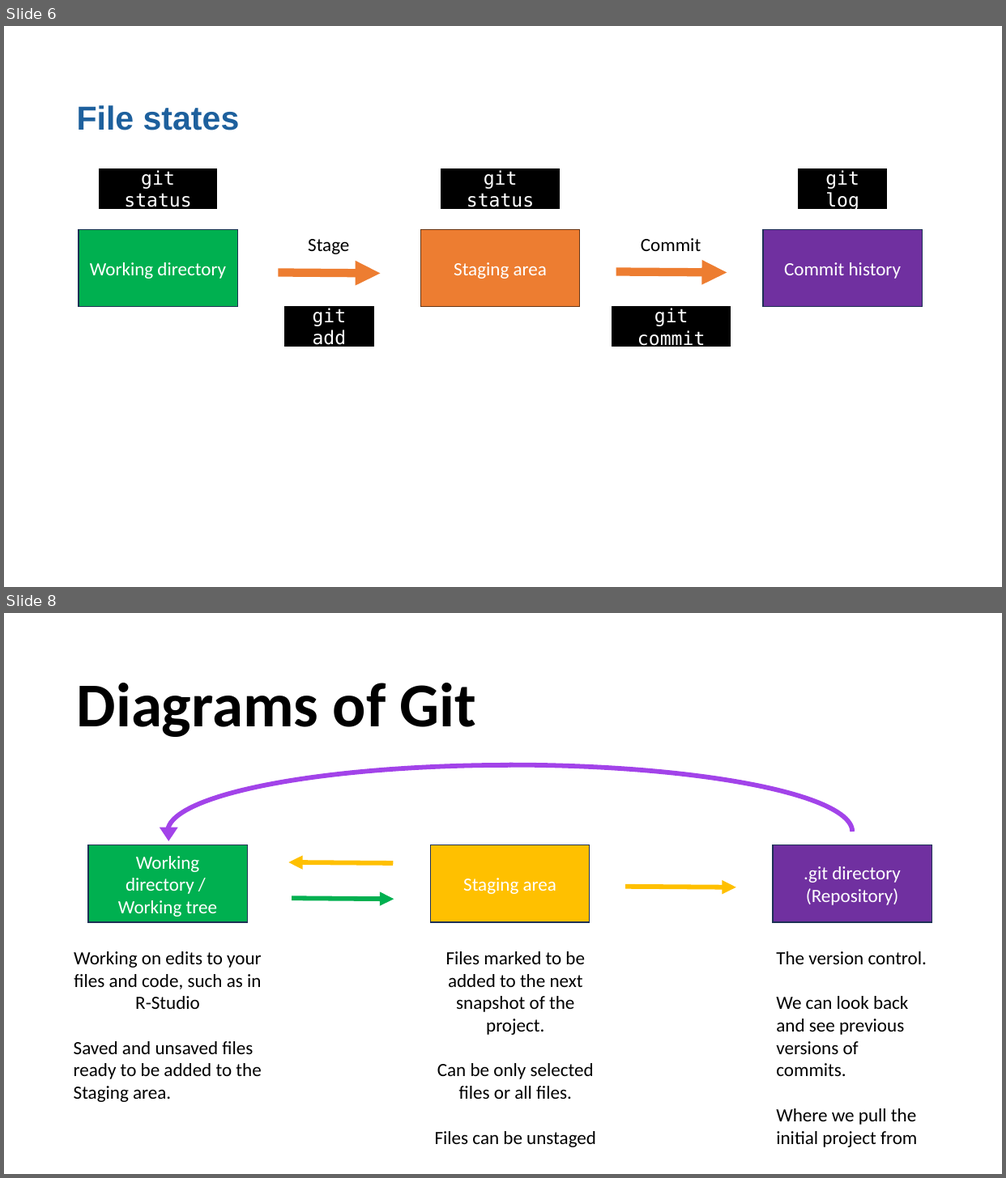
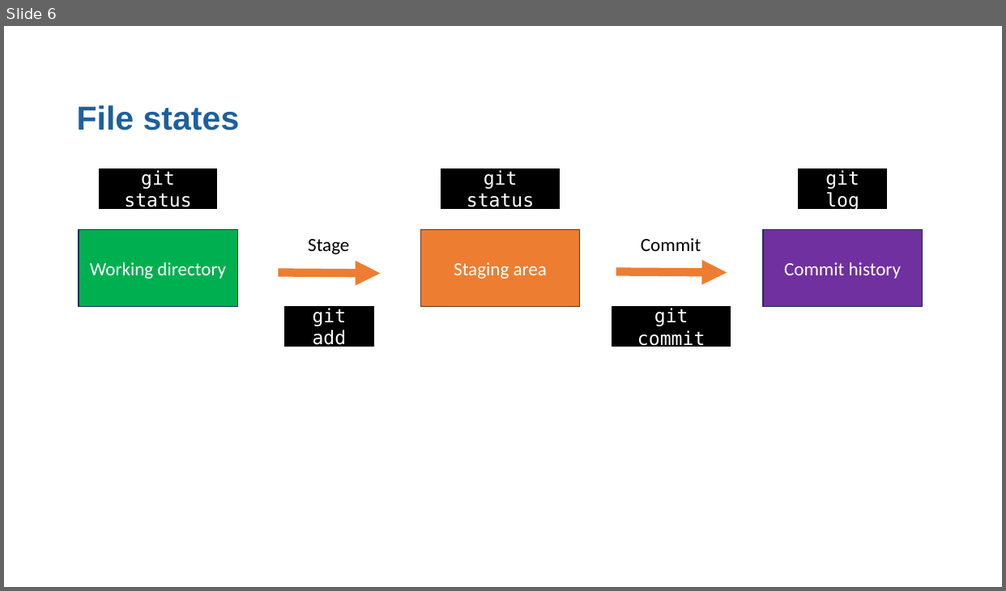
Before and after one commit to moj-analytical-services/intro_to_github_training, a slide deck: GitGitHub slides.pptx. Shown one above the other, each under a label of ours: slides 6 and 8 before the commit, slide 6 after it; the slides between them are not shown. The pictures are 1006x1178 and 1006x591 pixels, drawn with LibreOffice and Linux fonts; fonts in the diff are those of the drawing. Boxes give left, top, right and bottom in pixels: in the first picture for what was removed or moved away, otherwise in the second. Text is boxed around its words. In the diff, an @@ line names an element or a change of style, - is before the commit and + after.

Commit message:
Update Powerpoint presentation

```diff
--- a/GitGitHub slides.pptx
+++ b/GitGitHub slides.pptx
@@ slide 8 removed at box(4, 613, 1002, 1174), background #FFFFFF @@
@@ title removed at box(77, 683, 477, 737) @@
-Diagrams of Git
@@ arc (boxed as its full ellipse) removed at box(167, 765, 853, 898) @@
@@ arc (boxed as its full ellipse) removed at box(168, 765, 854, 898) @@
@@ triangle removed at box(160, 828, 178, 842) @@
@@ rectangle removed at box(88, 845, 246, 922) @@
-Working directory /
-Working tree
@@ rectangle removed at box(431, 845, 590, 922) @@
-Staging area
@@ rectangle removed at box(773, 845, 931, 922) @@
-.git directory (Repository)
@@ arrow removed from (394, 863) to (288, 862) @@
@@ arrow removed from (292, 898) to (394, 899) @@
@@ arrow removed from (625, 887) to (736, 888) @@
@@ text removed at box(74, 952, 262, 1102) @@
-Working on edits to your files and code, such as in R-Studio
-Saved and unsaved files ready to be added to the Staging area.
@@ text removed at box(435, 952, 596, 1148) @@
-Files marked to be added to the next snapshot of the project.
-Can be only selected files or all files.
-Files can be unstaged
@@ text removed at box(776, 952, 927, 1148) @@
-The version control.
-We can look back and see previous versions of commits.
-Where we pull the initial project from
```
Also in this commit, not shown: 14 other slides removed.
